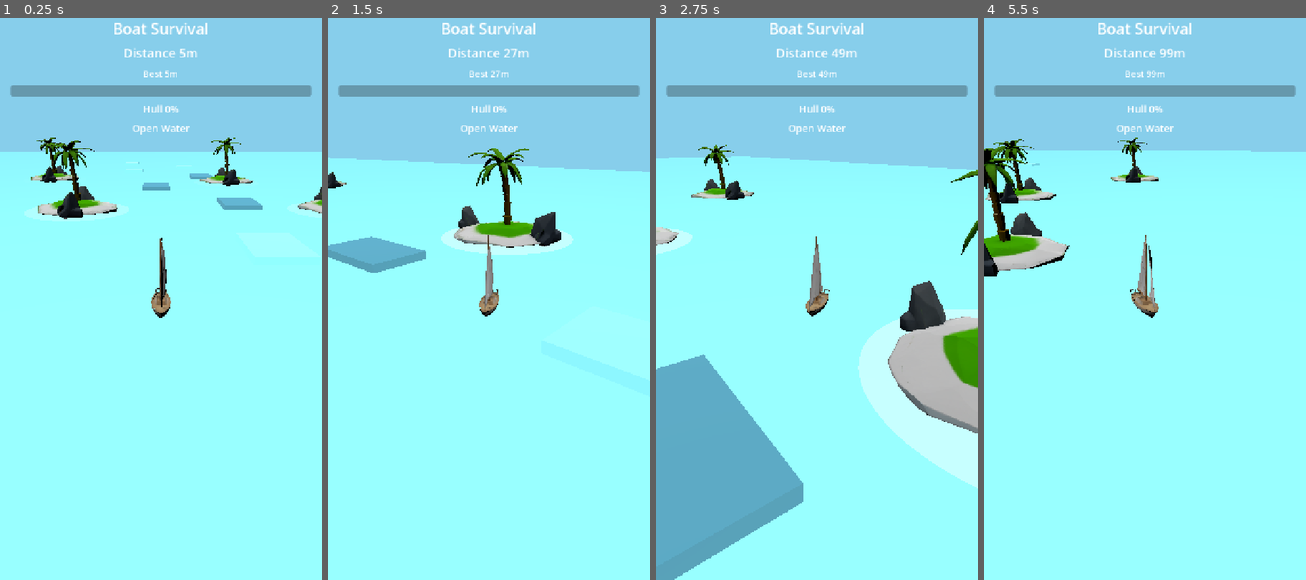
Above: before the commit, frames 1-4 (left to right).
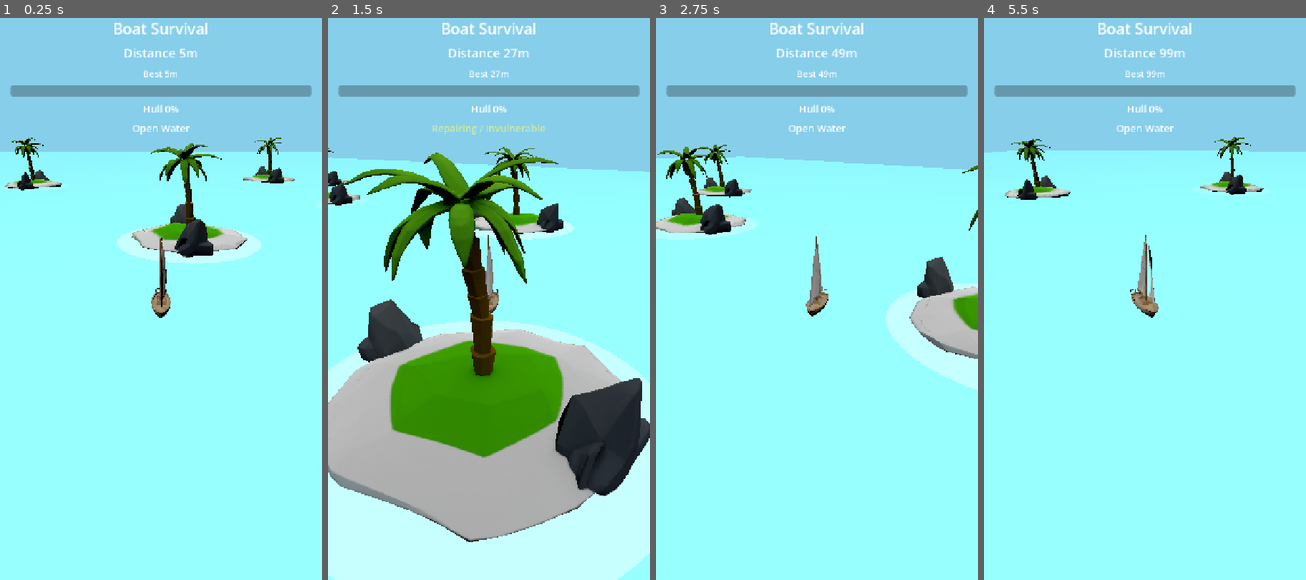
Above: after the commit, the same moments.

Repository: lseyesl/ai_game_board
Game: Godot game, scene res://scenes/main/Main.tscn
Two runs of this game, one before a commit and one after it. Both use one fixed random seed, a clock stepped at 60 frames per second and the inputs below.
Inputs (mouse positions are in pixels of both pictures, inside the frame that each line leads up to):
- Up to frame 1 (0.25 s): no input
- Up to frame 2 (1.5 s): tap Enter (ui_accept) at 0.5, 0.77 s; move the mouse to (559, 265) at 0.52 s; hold Right (ui_right) 0.53-1.28 s; click (559, 265) at 0.67 s; move the mouse to (424, 321) at 1.27 s; hold Left (ui_left) from 1.28 s (still down)
- Up to frame 3 (2.75 s): tap Enter (ui_accept) at 1.52 s; move the mouse to (849, 169) at 2.02 s; release Left (ui_left) at 2.03 s; hold Right (ui_right) from 2.03 s (still down)
- Up to frame 4 (5.5 s): move the mouse to (1128, 405) at 2.77 s; click (1128, 405) at 2.92 s; tap Enter (ui_accept) at 3.02, 3.77, 4.52 s; move the mouse to (1241, 377) at 3.52 s; release Right (ui_right) at 3.53 s; hold Left (ui_left) from 3.53 s (still down); move the mouse to (1048, 209) at 4.27 s; move the mouse to (1161, 293) at 5.02 s; click (1161, 293) at 5.17 s

The runs differ from the first frame. In frame 1, 6.7% of the frame differs, in the area x 1-100%, y 21-44%; in frame 2, 53%, in the area x 0-100%, y 18-100%; in frame 3, 24%; in frame 4, 4.3%.

Commit message:
feat: add wave instance pool and direction-aware spawning

Diff:
--- a/scripts/waves/wave_spawner.gd
+++ b/scripts/waves/wave_spawner.gd
@@ -13,7 +13,15 @@
 
 var ship = null
 var run_model = null
-var last_spawn_z: float = 0.0
+var _furthest_ahead_distance: float = 0.0
+var inactive_waves: Array[WaveZone] = []
+
+
+func _exit_tree() -> void:
+	for wave in inactive_waves:
+		if is_instance_valid(wave):
+			wave.free()
+	inactive_waves.clear()
 
 
 func _ready() -> void:
@@ -26,27 +34,86 @@
 	if run_model != null and run_model.is_game_over():
 		return
 
-	while ship.global_position.z - last_spawn_z < spawn_distance_ahead:
-		_spawn_next_wave()
+	var ship_position := ship.global_position as Vector3
+	var forward := _ship_forward()
 
+	# Cleanup: release waves behind the ship
+	var waves_to_release: Array[WaveZone] = []
 	for child in get_children():
-		if child is Area3D and child.global_position.z > ship.global_position.z + cleanup_distance_behind:
-			child.queue_free()
+		if child is Area3D:
+			var offset: Vector3 = child.global_position - ship_position
+			var forward_dist: float = offset.dot(forward)
+			if forward_dist < -cleanup_distance_behind:
+				waves_to_release.append(child)
+
+	for wave in waves_to_release:
+		release_wave_to_pool(wave)
+
+	# Measure how far ahead the furthest active wave is
+	var max_ahead := -INF
+	for child in get_children():
+		if child is Area3D:
+			var forward_dist: float = (child.global_position as Vector3 - ship_position).dot(forward)
+			if forward_dist < 0.0 and forward_dist > max_ahead:
+				max_ahead = forward_dist
+	_furthest_ahead_distance = max_ahead if max_ahead > -INF else 0.0
+
+	# Spawn waves ahead until coverage reaches spawn_distance_ahead
+	while -_furthest_ahead_distance < spawn_distance_ahead:
+		_spawn_next_wave(forward)
 
 
 func get_next_spawn_z(current_z: float) -> float:
 	return current_z - min_spacing
 
 
-func _spawn_next_wave() -> void:
-	last_spawn_z -= randf_range(min_spacing, max_spacing)
+func _ship_forward() -> Vector3:
+	if ship != null and ship is Node3D:
+		var fwd: Vector3 = -ship.global_transform.basis.z.normalized()
+		fwd.y = 0.0
+		return fwd.normalized()
+	return Vector3.FORWARD
+
+
+func acquire_wave() -> WaveZone:
+	if not inactive_waves.is_empty():
+		var wave: WaveZone = inactive_waves.pop_back()
+		return wave
 	var wave = WaveZoneScript.new()
+	wave.spawner = self
+	return wave
+
+
+func release_wave_to_pool(wave: WaveZone) -> void:
+	if wave == null:
+		return
+	if inactive_waves.has(wave):
+		return
+	if wave.get_parent() == self:
+		remove_child(wave)
+	elif wave.get_parent() != null:
+		return
+	wave.deactivate_to_pool()
+	inactive_waves.append(wave)
+
+
+func get_inactive_pool_size() -> int:
+	return inactive_waves.size()
+
+
+func _spawn_next_wave(forward: Vector3) -> void:
+	var ship_position := ship.global_position as Vector3
+	var right := forward.cross(Vector3.UP).normalized()
+	var spacing := randf_range(min_spacing, max_spacing)
+	_furthest_ahead_distance -= spacing
+	var spawn_position := ship_position + forward * _furthest_ahead_distance + right * randf_range(-lane_width, lane_width)
+	var wave := acquire_wave()
+	wave.spawner = self
 	var push_direction := randf_range(0.35, 0.95)
 	push_direction *= -1.0 if randf() < 0.5 else 1.0
 	var profile = WaveProfileScript.large(push_direction) if randf() < large_wave_chance else WaveProfileScript.small(push_direction)
 	if profile.is_large:
 		profile.lift_force = randf_range(4.0, 8.0)
 		profile.damage_risk = randf_range(6.0, 10.0)
-	wave.configure(profile)
-	wave.position = Vector3(randf_range(-lane_width, lane_width), 0.0, last_spawn_z)
+	wave.reset_for_spawn(spawn_position, profile)
 	add_child(wave)
--- a/scripts/waves/wave_zone.gd
+++ b/scripts/waves/wave_zone.gd
@@ -9,6 +9,7 @@
 var damage_risk: float = 0.0
 var is_large: bool = false
 var consumed: bool = false
+var spawner = null
 
 
 func _ready() -> void:
@@ -22,6 +23,19 @@
 	lift_force = profile.lift_force
 	damage_risk = profile.damage_risk
 	is_large = profile.is_large
+	_update_visuals()
+
+
+func reset_for_spawn(spawn_position: Vector3, profile) -> void:
+	consumed = false
+	monitoring = true
+	position = spawn_position
+	configure(profile)
+
+
+func deactivate_to_pool() -> void:
+	consumed = true
+	monitoring = false
 
 
 func _on_body_entered(body: Node) -> void:
@@ -33,7 +47,10 @@
 		profile.damage_risk = damage_risk
 		body.apply_wave_profile(profile)
 		consumed = true
-		queue_free()
+		if spawner != null and spawner.has_method("release_wave_to_pool"):
+			spawner.release_wave_to_pool(self)
+		else:
+			queue_free()
 
 
 func _build_visuals() -> void:
@@ -41,6 +58,7 @@
 		return
 
 	var collision_shape := CollisionShape3D.new()
+	collision_shape.name = "CollisionShape3D"
 	var box_shape := BoxShape3D.new()
 	box_shape.size = Vector3(4.5, 1.4, 7.0)
 	collision_shape.shape = box_shape
@@ -53,8 +71,19 @@
 	mesh_instance.mesh = box_mesh
 	var material := StandardMaterial3D.new()
 	material.transparency = BaseMaterial3D.TRANSPARENCY_ALPHA
-	material.albedo_color = Color("#62B6CB") if not is_large else Color("#1B4965")
+	material.albedo_color = Color("#87CEEB")
 	material.albedo_color.a = 0.65
 	mesh_instance.set_surface_override_material(0, material)
 	mesh_instance.position.y = 0.3
 	add_child(mesh_instance)
+
+
+func _update_visuals() -> void:
+	var mesh_instance := get_node_or_null("WaveMesh")
+	if mesh_instance == null:
+		return
+	var material := mesh_instance.get_active_material(0) as StandardMaterial3D
+	if material == null:
+		return
+	material.albedo_color = Color("#FF0000") if is_large else Color("#87CEEB")
+	material.albedo_color.a = 0.65
--- a/tests/run_tests.gd
+++ b/tests/run_tests.gd
@@ -5,6 +5,7 @@
 	"res://tests/unit/test_steering_input.gd",
 	"res://tests/unit/test_wave_profile.gd",
 	"res://tests/unit/test_wave_ship_interaction.gd",
+	"res://tests/unit/test_wave_spawner.gd",
 	"res://tests/unit/test_island_rules.gd",
 	"res://tests/unit/test_island_current.gd",
 	"res://tests/unit/test_island_spawner.gd",
--- /dev/null
+++ b/tests/unit/test_wave_spawner.gd
@@ -0,0 +1,164 @@
+extends RefCounted
+
+const WaveSpawnerScript = preload("res://scripts/waves/wave_spawner.gd")
+const WaveZoneScript = preload("res://scripts/waves/wave_zone.gd")
+const WaveProfileScript = preload("res://scripts/waves/wave_profile.gd")
+
+
+func run() -> Array[String]:
+	var failures: Array[String] = []
+
+	var spawner = WaveSpawnerScript.new()
+	spawner.spawn_distance_ahead = 100.0
+	spawner.min_spacing = 14.0
+	spawner.max_spacing = 22.0
+	spawner.lane_width = 12.0
+
+	if not spawner.has_method("acquire_wave"):
+		failures.append("wave spawner should expose acquire_wave for pool reuse")
+	if not spawner.has_method("release_wave_to_pool"):
+		failures.append("wave spawner should expose release_wave_to_pool for pool reuse")
+	if not spawner.has_method("get_inactive_pool_size"):
+		failures.append("wave spawner should expose get_inactive_pool_size so pool reuse can be verified")
+
+	var scene_tree := Engine.get_main_loop() as SceneTree
+	if scene_tree == null:
+		failures.append("wave spawner pool test requires the live SceneTree from the test harness")
+		return failures
+
+	var parent = Node3D.new()
+	parent.position = Vector3.ZERO
+	scene_tree.root.add_child(parent)
+	parent.add_child(spawner)
+
+	var ship = Node3D.new()
+	ship.position = Vector3.ZERO
+	parent.add_child(ship)
+	spawner.ship = ship
+
+	# Test: acquire creates a new wave when pool is empty
+	var wave_a := spawner.acquire_wave()
+	if wave_a == null:
+		failures.append("acquire_wave should return a wave zone when the pool is empty")
+	else:
+		if wave_a.spawner != spawner:
+			failures.append("acquired waves should reference their spawner")
+		if spawner.get_inactive_pool_size() != 0:
+			failures.append("acquiring a new wave should not change the inactive pool size")
+
+	# Test: release moves wave into pool
+	spawner.add_child(wave_a)
+	spawner.release_wave_to_pool(wave_a)
+	if spawner.get_inactive_pool_size() != 1:
+		failures.append("released waves should move into the inactive pool instead of being discarded")
+
+	# Test: acquire reuses pooled wave
+	var wave_b := spawner.acquire_wave()
+	if wave_b != wave_a:
+		failures.append("spawner should reuse a pooled wave before instantiating a new one")
+	if spawner.get_inactive_pool_size() != 0:
+		failures.append("acquiring a pooled wave should remove it from the inactive pool")
+
+	# Test: double release does not duplicate
+	spawner.add_child(wave_b)
+	spawner.release_wave_to_pool(wave_b)
+	spawner.release_wave_to_pool(wave_b)
+	if spawner.get_inactive_pool_size() != 1:
+		failures.append("releasing the same wave twice should not duplicate it in the inactive pool")
+
+	# Test: reset_for_spawn resets consumed and configures profile
+	var wave_c := spawner.acquire_wave()
+	var profile = WaveProfileScript.large(0.8)
+	profile.lift_force = 5.0
+	profile.damage_risk = 7.0
+	wave_c.reset_for_spawn(Vector3(3.0, 0.0, -20.0), profile)
+	if wave_c.consumed:
+		failures.append("reset_for_spawn should reset consumed to false")
+	if not is_equal_approx(wave_c.turn_push, profile.turn_push):
+		failures.append("reset_for_spawn should configure turn_push from profile")
+	if not is_equal_approx(wave_c.lift_force, profile.lift_force):
+		failures.append("reset_for_spawn should configure lift_force from profile")
+	if not is_equal_approx(wave_c.damage_risk, profile.damage_risk):
+		failures.append("reset_for_spawn should configure damage_risk from profile")
+	if wave_c.is_large != profile.is_large:
+		failures.append("reset_for_spawn should configure is_large from profile")
+
+	# Test: cleanup-driven reuse during _process
+	# Ship faces -Z (default), so "behind" = positive Z direction.
+	# Place a wave at z=+64 which is well behind the ship (cleanup_distance_behind=25).
+	var cleanup_spawner = WaveSpawnerScript.new()
+	cleanup_spawner.spawn_distance_ahead = 100.0
+	cleanup_spawner.cleanup_distance_behind = 25.0
+	cleanup_spawner.min_spacing = 14.0
+	cleanup_spawner.max_spacing = 22.0
+	cleanup_spawner.lane_width = 12.0
+	cleanup_spawner.large_wave_chance = 0.0
+	parent.add_child(cleanup_spawner)
+
+	var cleanup_ship = Node3D.new()
+	cleanup_ship.position = Vector3.ZERO
+	# Ensure ship faces -Z (default forward), so +Z is behind
+	cleanup_ship.rotation = Vector3.ZERO
+	parent.add_child(cleanup_ship)
+	cleanup_spawner.ship = cleanup_ship
+
+	var pooled_wave := cleanup_spawner.acquire_wave()
+	# Place wave at +Z = behind ship, beyond cleanup distance
+	pooled_wave.position = Vector3(0.0, 0.0, 64.0)
+	pooled_wave.configure(WaveProfileScript.small(0.5))
+	pooled_wave.consumed = false
+	cleanup_spawner.add_child(pooled_wave)
+
+	seed(4242)
+	cleanup_spawner._process(0.0)
+	# Wave at z=+64 is behind the ship (forward dot offset > cleanup_distance_behind),
+	# so it should be released to pool then reused for one of the new spawns.
+	if not cleanup_spawner.get_children().has(pooled_wave):
+		failures.append("spawner should reuse a cleaned-up wave when replacing far waves during process")
+
+	# Test: direction-aware spawn — waves should appear ahead of the ship along its forward direction
+	var dir_spawner = WaveSpawnerScript.new()
+	dir_spawner.spawn_distance_ahead = 60.0
+	dir_spawner.cleanup_distance_behind = 25.0
+	dir_spawner.min_spacing = 18.0
+	dir_spawner.max_spacing = 20.0
+	dir_spawner.lane_width = 6.0
+	dir_spawner.large_wave_chance = 0.0
+	parent.add_child(dir_spawner)
+
+	var dir_ship = Node3D.new()
+	# Rotate ship 90 degrees so it faces -X instead of -Z
+	dir_ship.position = Vector3.ZERO
+	dir_ship.rotation = Vector3(0.0, deg_to_rad(90.0), 0.0)
+	parent.add_child(dir_ship)
+	dir_spawner.ship = dir_ship
+
+	seed(7777)
+	dir_spawner._process(0.0)
+
+	var spawned_children := dir_spawner.get_children()
+	if spawned_children.is_empty():
+		failures.append("direction-aware spawner should spawn waves when ship faces -X")
+	else:
+		var all_ahead := true
+		var forward := dir_spawner._ship_forward()
+		for child in spawned_children:
+			var offset: Vector3 = child.global_position - dir_ship.global_position
+			var forward_dist: float = offset.dot(forward)
+			# Waves ahead of the ship have negative forward_dist (along forward direction)
+			if forward_dist > 0.0:
+				all_ahead = false
+		if not all_ahead:
+			failures.append("spawned waves should appear ahead of the ship along its forward direction, not behind it")
+
+	# Test: deactivate_to_pool disables monitoring
+	var wave_d := spawner.acquire_wave()
+	wave_d.deactivate_to_pool()
+	if not wave_d.consumed:
+		failures.append("deactivate_to_pool should set consumed to true")
+	if wave_d.monitoring:
+		failures.append("deactivate_to_pool should disable monitoring")
+
+	parent.queue_free()
+
+	return failures
Not shown, added: tests/unit/test_wave_spawner.gd.uid
